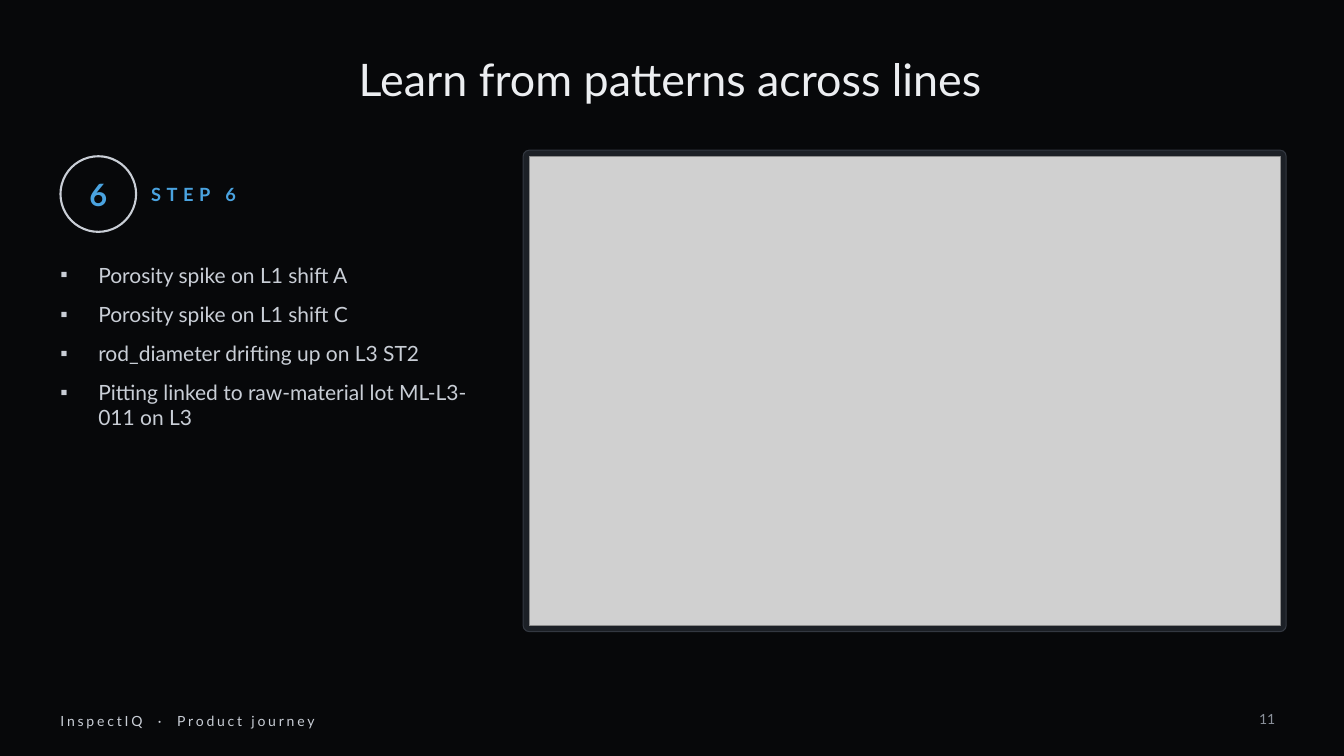
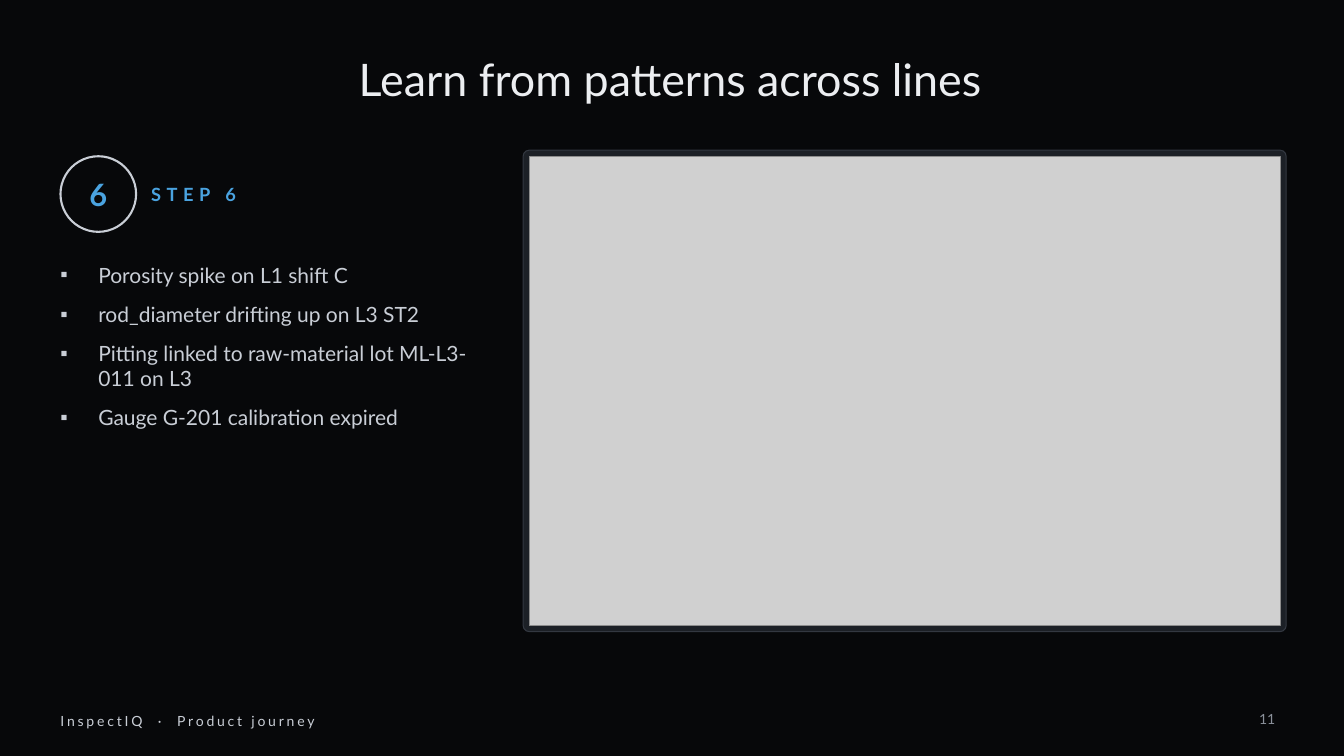
Before and after one commit to TheTanmoy/InspectIQ, a slide deck: slide 11 of docs/InspectIQ_Product_Journey.pptx. Drawn at 1344x756 pixels with LibreOffice and Linux fonts; fonts in the diff are those of the drawing; grey boxes stand for pictures. Boxes give left, top, right and bottom in pixels: in the first picture for what was removed or moved away, otherwise in the second. Text is boxed around its words. In the diff, an @@ line names an element or a change of style, - is before the commit and + after.

```diff
--- a/docs/InspectIQ_Product_Journey.pptx
+++ b/docs/InspectIQ_Product_Journey.pptx
@@ text at (98,267,347,287): paragraph removed @@
-▪ Porosity spike on L1 shift A
@@ text at (98,409,398,429): paragraph added @@
+▪ Gauge G-201 calibration expired
```
Also in this commit, not shown: 2 other slides changed, 14 other files.
